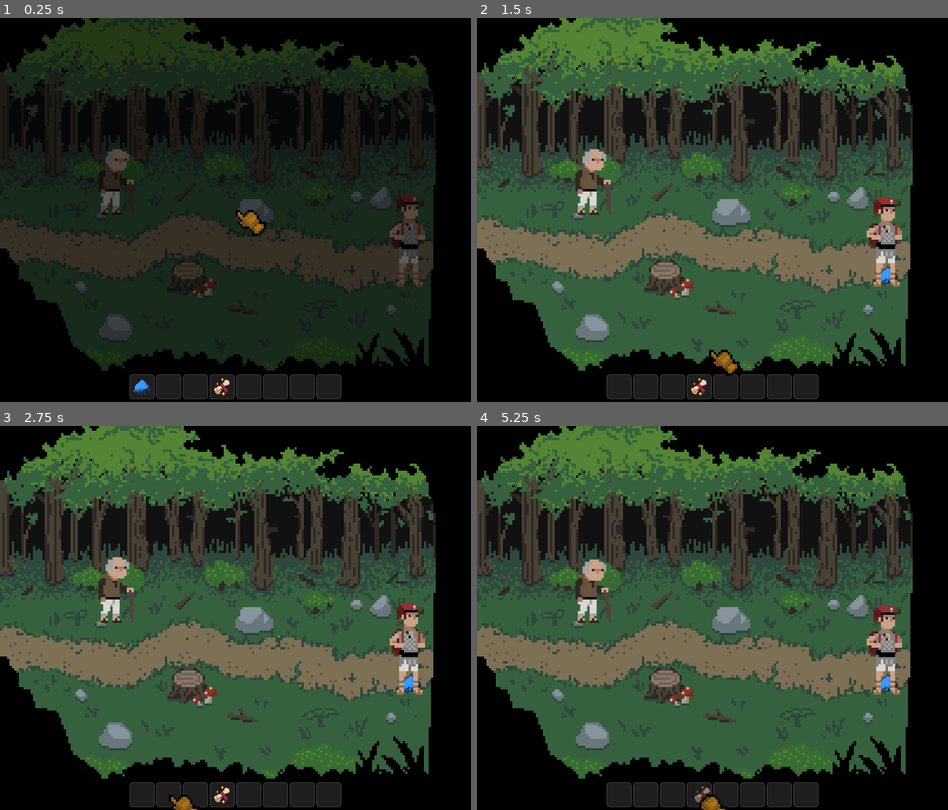
Above: before the commit, frames 1-4 (two rows, left to right).
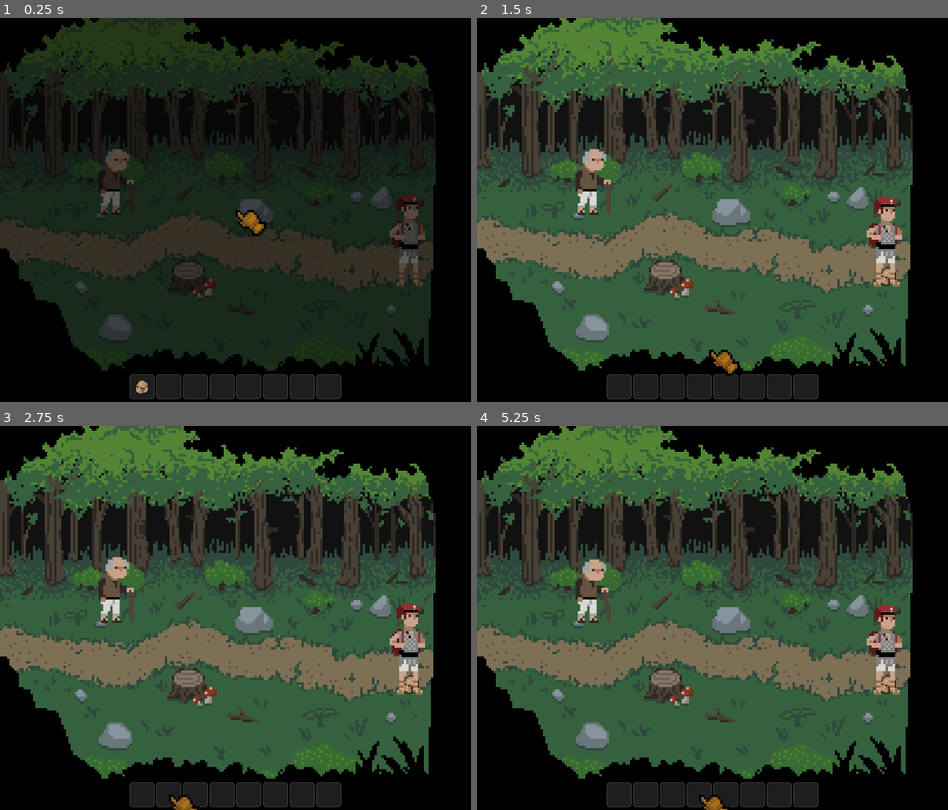
Above: after the commit, the same moments.

Repository: SleepyStudios/CourierOfCobblecove
Game: Godot game, scene res://scenes/zones/c4.tscn
Same seed, same stepped clock (60 frames per second), same inputs: the game is played once before the commit and once after it.
Inputs (mouse positions are in pixels of both pictures, inside the frame that each line leads up to):
- Up to frame 1 (0.25 s): no input
- Up to frame 2 (1.5 s): drag from (618, 386) to (929, 213) at 0.52 s; drag from (618, 386) to (886, 275) at 1.27 s
- Up to frame 3 (2.75 s): move the mouse to (169, 794) at 2.02 s; press the mouse at (169, 794) at 2.03 s
- Up to frame 4 (5.25 s): release the mouse at (646, 794) at 2.75 s; drag from (674, 794) to (929, 621) at 2.77 s; drag from (646, 794) to (736, 618) at 3.52 s; drag from (674, 794) to (641, 522) at 4.27 s; move the mouse to (698, 794) at 5.02 s; press the mouse at (698, 794) at 5.03 s

The runs differ from the first frame. In frame 1, 0.2% of the frame differs, in the area x 28-49%, y 93-99%; in frame 2, 0.2%; in frame 3, 0.2%; in frame 4, 0.3%, in the area x 46-90%, y 64-100%.
Error after the commit: Attempt to call function 'list_dir_begin' in base 'null instance' on a null instance. (res://scripts/inventory_data.gd:21)

Commit message:
cow quest

Diff:
--- a/resources/inventory.tres
+++ b/resources/inventory.tres
@@ -1,20 +1,14 @@
-[gd_resource type="Resource" script_class="InventoryData" load_steps=7 format=3 uid="uid://emonxswga6kj"]
+[gd_resource type="Resource" script_class="InventoryData" load_steps=5 format=3 uid="uid://emonxswga6kj"]
 
 [ext_resource type="Script" path="res://scripts/inventory_data.gd" id="1_4o5sj"]
 [ext_resource type="Script" path="res://scripts/slot_data.gd" id="2_prv3d"]
-[ext_resource type="Resource" path="res://resources/items/blue_dust.tres" id="2_vd76k"]
-[ext_resource type="Resource" uid="uid://cvsc55lvxydls" path="res://resources/items/scroll.tres" id="4_dur0e"]
+[ext_resource type="Resource" uid="uid://boujrhtj1pgae" path="res://resources/items/box.tres" id="2_ytjq3"]
 
 [sub_resource type="Resource" id="Resource_02g7t"]
 script = ExtResource("2_prv3d")
-item_data = ExtResource("2_vd76k")
-quantity = 1
-
-[sub_resource type="Resource" id="Resource_bi3nx"]
-script = ExtResource("2_prv3d")
-item_data = ExtResource("4_dur0e")
+item_data = ExtResource("2_ytjq3")
 quantity = 1
 
 [resource]
 script = ExtResource("1_4o5sj")
-slots = Array[ExtResource("2_prv3d")]([SubResource("Resource_02g7t"), null, null, SubResource("Resource_bi3nx"), null, null, null, null])
+slots = Array[ExtResource("2_prv3d")]([SubResource("Resource_02g7t"), null, null, null, null, null, null, null])
--- a/resources/items/blue_dust.tres
+++ /dev/null
@@ -1,11 +0,0 @@
-[gd_resource type="Resource" script_class="ItemData" load_steps=3 format=3 uid="uid://c12oxp5dlk28o"]
-
-[ext_resource type="Script" path="res://scripts/item_data.gd" id="1_ekpci"]
-[ext_resource type="Texture2D" uid="uid://bj6j3ylpqnkn" path="res://sprites/items/bluedust.png" id="2_0e2h4"]
-
-[resource]
-script = ExtResource("1_ekpci")
-name = "Blue Dust"
-description = "Useful for dyes"
-stackable = false
-texture = ExtResource("2_0e2h4")
--- a/resources/items/blue_book.tres
+++ b/resources/items/box.tres
@@ -1,11 +1,11 @@
 [gd_resource type="Resource" script_class="ItemData" load_steps=3 format=3 uid="uid://boujrhtj1pgae"]
 
 [ext_resource type="Script" path="res://scripts/item_data.gd" id="1_6c7sl"]
-[ext_resource type="Texture2D" uid="uid://4ifhmvr1lqh2" path="res://sprites/items/bluebook.png" id="2_dh20m"]
+[ext_resource type="Texture2D" uid="uid://djquhatsssil1" path="res://sprites/items/box.png" id="2_cyovp"]
 
 [resource]
 script = ExtResource("1_6c7sl")
-name = "Blue Book"
-description = "The bluest book"
+name = "Box"
+description = "This is a special delivery"
 stackable = false
-texture = ExtResource("2_dh20m")
+texture = ExtResource("2_cyovp")
--- /dev/null
+++ b/resources/items/coins.tres
@@ -0,0 +1,12 @@
+[gd_resource type="Resource" script_class="ItemData" load_steps=3 format=3 uid="uid://bc4sg68lx7ckr"]
+
+[ext_resource type="Script" path="res://scripts/item_data.gd" id="1_8x502"]
+[ext_resource type="Texture2D" uid="uid://clm3v22ikvxnn" path="res://sprites/items/coins.png" id="2_h5pw0"]
+
+[resource]
+script = ExtResource("1_8x502")
+name = "Coins"
+description = "Some currency
+"
+stackable = false
+texture = ExtResource("2_h5pw0")
--- /dev/null
+++ b/resources/items/cow_bell.tres
@@ -0,0 +1,11 @@
+[gd_resource type="Resource" script_class="ItemData" load_steps=3 format=3 uid="uid://bemqdctbp7t36"]
+
+[ext_resource type="Script" path="res://scripts/item_data.gd" id="1_l4jfo"]
+[ext_resource type="Texture2D" uid="uid://b6wl10g2l3i1w" path="res://sprites/items/cow_bell.png" id="2_vjk7w"]
+
+[resource]
+script = ExtResource("1_l4jfo")
+name = "Buttercup's Bell"
+description = "Proof that she's alive and well"
+stackable = false
+texture = ExtResource("2_vjk7w")
--- /dev/null
+++ b/resources/items/cow_lead.tres
@@ -0,0 +1,11 @@
+[gd_resource type="Resource" script_class="ItemData" load_steps=3 format=3 uid="uid://bscx5tweu7p20"]
+
+[ext_resource type="Script" path="res://scripts/item_data.gd" id="1_evpcw"]
+[ext_resource type="Texture2D" uid="uid://5hpqbj65qpno" path="res://sprites/items/cow_lead.png" id="2_deopl"]
+
+[resource]
+script = ExtResource("1_evpcw")
+name = "Buttercup's Lead"
+description = ""
+stackable = false
+texture = ExtResource("2_deopl")
--- a/resources/items/scroll.tres
+++ /dev/null
@@ -1,11 +0,0 @@
-[gd_resource type="Resource" script_class="ItemData" load_steps=3 format=3 uid="uid://cvsc55lvxydls"]
-
-[ext_resource type="Script" path="res://scripts/item_data.gd" id="1_3tm1w"]
-[ext_resource type="Texture2D" uid="uid://cv2qn3t7wj3on" path="res://sprites/items/scroll.png" id="2_lusnr"]
-
-[resource]
-script = ExtResource("1_3tm1w")
-name = "Scroll"
-description = "Important details inside!"
-stackable = true
-texture = ExtResource("2_lusnr")
--- a/resources/recipes/blue_book_recipe.tres
+++ /dev/null
@@ -1,12 +0,0 @@
-[gd_resource type="Resource" script_class="RecipeData" load_steps=5 format=3 uid="uid://d3vc7p7ux7ewo"]
-
-[ext_resource type="Script" path="res://scripts/recipe_data.gd" id="1_35sle"]
-[ext_resource type="Resource" uid="uid://c12oxp5dlk28o" path="res://resources/items/blue_dust.tres" id="1_gr6ff"]
-[ext_resource type="Resource" uid="uid://cvsc55lvxydls" path="res://resources/items/scroll.tres" id="2_n5yfw"]
-[ext_resource type="Resource" uid="uid://boujrhtj1pgae" path="res://resources/items/blue_book.tres" id="3_ca0mt"]
-
-[resource]
-script = ExtResource("1_35sle")
-item1 = ExtResource("2_n5yfw")
-item2 = ExtResource("1_gr6ff")
-result = ExtResource("3_ca0mt")
--- a/scenes/cursor_anim.tscn
+++ b/scenes/cursor_anim.tscn
@@ -1,7 +1,7 @@
-[gd_scene load_steps=8 format=3 uid="uid://b068rgc5ap5dw"]
+[gd_scene load_steps=8 format=3 uid="uid://cvb5c7b3gj40v"]
 
+[ext_resource type="Script" path="res://scripts/cursor_anim.gd" id="1_hkqhs"]
 [ext_resource type="Texture2D" uid="uid://du3iv3k4pav24" path="res://sprites/cursor_animation.png" id="1_k6mrb"]
-[ext_resource type="Script" path="res://scripts/custom_anim.gd" id="2_gysyo"]
 
 [sub_resource type="AtlasTexture" id="AtlasTexture_xquub"]
 atlas = ExtResource("1_k6mrb")
@@ -41,7 +41,7 @@
 
 [node name="CursorAnim" type="Node2D"]
 z_index = 998
-script = ExtResource("2_gysyo")
+script = ExtResource("1_hkqhs")
 
 [node name="AnimatedSprite2D" type="AnimatedSprite2D" parent="."]
 sprite_frames = SubResource("SpriteFrames_bne5b")
--- a/scenes/dropped_item.tscn
+++ b/scenes/dropped_item.tscn
@@ -1,7 +1,6 @@
-[gd_scene load_steps=4 format=3 uid="uid://i1l0jr3mfww4"]
+[gd_scene load_steps=3 format=3 uid="uid://i1l0jr3mfww4"]
 
 [ext_resource type="Script" path="res://scripts/dropped_item.gd" id="1_5iowc"]
-[ext_resource type="Texture2D" uid="uid://4ifhmvr1lqh2" path="res://sprites/items/bluebook.png" id="2_o35oi"]
 
 [sub_resource type="RectangleShape2D" id="RectangleShape2D_bjtrj"]
 size = Vector2(64, 64)
@@ -25,7 +24,6 @@
 
 [node name="Sprite2D" type="Sprite2D" parent="."]
 texture_filter = 1
-texture = ExtResource("2_o35oi")
 
 [connection signal="timeout" from="ReadyTimer" to="." method="_on_ready_timer_timeout"]
 [connection signal="body_entered" from="Area2D" to="." method="_on_area_2d_body_entered"]
--- /dev/null
+++ b/scenes/npcs/bribe_guard.tscn
@@ -0,0 +1,53 @@
+[gd_scene load_steps=10 format=3 uid="uid://rjxyfqtvca26"]
+
+[ext_resource type="Script" path="res://scripts/npc.gd" id="1_jwxim"]
+[ext_resource type="Script" path="res://scripts/item_data.gd" id="2_jotam"]
+[ext_resource type="Script" path="res://scripts/dialogue_data.gd" id="3_ogq1v"]
+[ext_resource type="Texture2D" uid="uid://cuj1e7dukigmk" path="res://sprites/npcs/guard.png" id="4_yhvp0"]
+
+[sub_resource type="CompressedTexture2D" id="CompressedTexture2D_5xipl"]
+
+[sub_resource type="Resource" id="Resource_w40ec"]
+script = ExtResource("2_jotam")
+name = "Blue Dust"
+description = "Useful for dyes"
+stackable = false
+texture = SubResource("CompressedTexture2D_5xipl")
+
+[sub_resource type="Resource" id="Resource_ahw0l"]
+script = ExtResource("3_ogq1v")
+default_text = "Oh you're looking to deliver something? Well I'm looking for some coins"
+post_success_text = "I think I'll have some ale with those coins, cheers"
+action_options = Array[String](["[Pay the bribe]"])
+action_requirements = Array[ExtResource("2_jotam")]([SubResource("Resource_w40ec")])
+action_success_texts = Array[String](["Thought so, I'll take this"])
+action_callbacks = Array[String]([""])
+
+[sub_resource type="RectangleShape2D" id="RectangleShape2D_hp1tn"]
+size = Vector2(136, 256.5)
+
+[sub_resource type="SpriteFrames" id="SpriteFrames_njpas"]
+animations = [{
+"frames": [{
+"duration": 1.0,
+"texture": ExtResource("4_yhvp0")
+}],
+"loop": true,
+"name": &"idle",
+"speed": 5.0
+}]
+
+[node name="BribeGuard" type="StaticBody2D" groups=["NPCs"]]
+script = ExtResource("1_jwxim")
+dialogue_data = SubResource("Resource_ahw0l")
+
+[node name="CollisionShape" type="CollisionShape2D" parent="."]
+position = Vector2(37, 13.25)
+shape = SubResource("RectangleShape2D_hp1tn")
+
+[node name="Animation" type="AnimatedSprite2D" parent="."]
+z_index = 2
+sprite_frames = SubResource("SpriteFrames_njpas")
+animation = &"idle"
+
+[node name="CanvasLayer" type="CanvasLayer" parent="."]
--- /dev/null
+++ b/scenes/npcs/buttercup.tscn
@@ -0,0 +1,55 @@
+[gd_scene load_steps=9 format=3 uid="uid://bgcv3ouw6plrk"]
+
+[ext_resource type="Script" path="res://scripts/npc.gd" id="1_jfc7w"]
+[ext_resource type="Resource" uid="uid://bscx5tweu7p20" path="res://resources/items/cow_lead.tres" id="2_fnuqf"]
+[ext_resource type="Script" path="res://scripts/dialogue_data.gd" id="3_ig0n0"]
+[ext_resource type="Texture2D" uid="uid://dqhm4bvjej8w3" path="res://sprites/npcs/buttercup.png" id="4_ptmt4"]
+[ext_resource type="Texture2D" uid="uid://ci0ds70nu2vu1" path="res://sprites/npcs/buttercup_with_lead.png" id="5_xcfgm"]
+
+[sub_resource type="Resource" id="Resource_5pr75"]
+script = ExtResource("3_ig0n0")
+default_text = "Mooooo."
+post_success_text = "Mooo?"
+action_options = Array[String](["[Put Buttercup's lead on]"])
+action_requirements = Array[Resource("res://scripts/item_data.gd")]([ExtResource("2_fnuqf")])
+action_success_texts = Array[String](["Moo!"])
+action_callbacks = Array[String](["add_item,Buttercup's Bell
+play_anim,with_lead"])
+
+[sub_resource type="RectangleShape2D" id="RectangleShape2D_hp1tn"]
+size = Vector2(490, 290.5)
+
+[sub_resource type="SpriteFrames" id="SpriteFrames_7j183"]
+animations = [{
+"frames": [{
+"duration": 1.0,
+"texture": ExtResource("4_ptmt4")
+}],
+"loop": true,
+"name": &"idle",
+"speed": 5.0
+}, {
+"frames": [{
+"duration": 1.0,
+"texture": ExtResource("5_xcfgm")
+}],
+"loop": true,
+"name": &"with_lead",
+"speed": 5.0
+}]
+
+[node name="Buttercup" type="StaticBody2D" groups=["NPCs"]]
+script = ExtResource("1_jfc7w")
+dialogue_data = SubResource("Resource_5pr75")
+
+[node name="CollisionShape" type="CollisionShape2D" parent="."]
+position = Vector2(-2, -3.75)
+shape = SubResource("RectangleShape2D_hp1tn")
+
+[node name="Animation" type="AnimatedSprite2D" parent="."]
+z_index = 2
+sprite_frames = SubResource("SpriteFrames_7j183")
+animation = &"with_lead"
+flip_h = true
+
+[node name="CanvasLayer" type="CanvasLayer" parent="."]
--- /dev/null
+++ b/scenes/npcs/farmer.tscn
@@ -0,0 +1,44 @@
+[gd_scene load_steps=8 format=3 uid="uid://bsa8f3vqkih0k"]
+
+[ext_resource type="Script" path="res://scripts/npc.gd" id="1_yaoqw"]
+[ext_resource type="Resource" uid="uid://bemqdctbp7t36" path="res://resources/items/cow_bell.tres" id="2_khrtu"]
+[ext_resource type="Script" path="res://scripts/dialogue_data.gd" id="3_sggxv"]
+[ext_resource type="Texture2D" uid="uid://b00j08u3qyq3y" path="res://sprites/npcs/farmer.png" id="4_mg24u"]
+
+[sub_resource type="Resource" id="Resource_v1g27"]
+script = ExtResource("3_sggxv")
+default_text = "My Buttercup! She's gone! Without her I'll starve. Can you please find her? Take her favourite lead, she'll know how to find her way home with it."
+post_success_text = "Thank you for finding Buttercup."
+action_options = Array[String](["[Hand over Buttercup's Bell]"])
+action_requirements = Array[Resource("res://scripts/item_data.gd")]([ExtResource("2_khrtu")])
+action_success_texts = Array[String](["She's alive! Take these coins, it's the least I can do"])
+action_callbacks = Array[String](["add_item,Coins"])
+
+[sub_resource type="RectangleShape2D" id="RectangleShape2D_hp1tn"]
+size = Vector2(231, 400)
+
+[sub_resource type="SpriteFrames" id="SpriteFrames_y3ytj"]
+animations = [{
+"frames": [{
+"duration": 1.0,
+"texture": ExtResource("4_mg24u")
+}],
+"loop": true,
+"name": &"idle",
+"speed": 5.0
+}]
+
+[node name="Farmer" type="StaticBody2D" groups=["NPCs"]]
+script = ExtResource("1_yaoqw")
+dialogue_data = SubResource("Resource_v1g27")
+
+[node name="CollisionShape" type="CollisionShape2D" parent="."]
+position = Vector2(17.5, -1)
+shape = SubResource("RectangleShape2D_hp1tn")
+
+[node name="Animation" type="AnimatedSprite2D" parent="."]
+z_index = 2
+sprite_frames = SubResource("SpriteFrames_y3ytj")
+animation = &"idle"
+
+[node name="CanvasLayer" type="CanvasLayer" parent="."]
--- a/scenes/npcs/old_man.tscn
+++ b/scenes/npcs/old_man.tscn
@@ -1,16 +1,25 @@
-[gd_scene load_steps=10 format=3 uid="uid://cwc8cxbrj717a"]
+[gd_scene load_steps=12 format=3 uid="uid://cwc8cxbrj717a"]
 
 [ext_resource type="Script" path="res://scripts/npc.gd" id="1_shgcf"]
-[ext_resource type="Resource" path="res://resources/items/blue_dust.tres" id="2_0yplf"]
+[ext_resource type="Script" path="res://scripts/item_data.gd" id="2_tbw5m"]
 [ext_resource type="Texture2D" uid="uid://bs1kvnurwwgc7" path="res://sprites/npcs/old_man_idle.png" id="2_vn6y6"]
 [ext_resource type="Script" path="res://scripts/dialogue_data.gd" id="2_wciva"]
+
+[sub_resource type="CompressedTexture2D" id="CompressedTexture2D_5xipl"]
+
+[sub_resource type="Resource" id="Resource_w40ec"]
+script = ExtResource("2_tbw5m")
+name = "Blue Dust"
+description = "Useful for dyes"
+stackable = false
+texture = SubResource("CompressedTexture2D_5xipl")
 
 [sub_resource type="Resource" id="Resource_khmam"]
 script = ExtResource("2_wciva")
 default_text = "Hello!"
 post_success_text = "Post success"
 action_options = Array[String](["Yeah I have it right here!"])
-action_requirements = Array[Resource("res://scripts/item_data.gd")]([ExtResource("2_0yplf")])
+action_requirements = Array[ExtResource("2_tbw5m")]([SubResource("Resource_w40ec")])
 action_success_texts = Array[String](["Oh look my blue dust!"])
 action_callbacks = Array[String](["add_item,Blue Book
 add_item,Scroll"])
--- a/scenes/zones/b4.tscn
+++ b/scenes/zones/b4.tscn
@@ -1,24 +1,17 @@
-[gd_scene load_steps=12 format=3 uid="uid://ba6x1t1gpuoar"]
+[gd_scene load_steps=9 format=3 uid="uid://qwddombq55df"]
 
 [ext_resource type="Texture2D" uid="uid://br1wgqkaoq8kn" path="res://sprites/zones/b4.png" id="1_iscab"]
 [ext_resource type="PackedScene" uid="uid://dm5txbfgjhjlf" path="res://scenes/player.tscn" id="2_xeqlf"]
 [ext_resource type="Texture2D" uid="uid://brqbkqwwvcaph" path="res://sprites/zones/b4_overlay.png" id="3_8macn"]
 [ext_resource type="PackedScene" uid="uid://do3axeenpwefl" path="res://scenes/teleporter.tscn" id="4_q5mfn"]
-[ext_resource type="PackedScene" uid="uid://i1l0jr3mfww4" path="res://scenes/dropped_item.tscn" id="8_3teom"]
+[ext_resource type="PackedScene" uid="uid://bgcv3ouw6plrk" path="res://scenes/npcs/buttercup.tscn" id="6_3fuq0"]
 [ext_resource type="PackedScene" uid="uid://cijsbj5edbq1f" path="res://scenes/ui.tscn" id="8_gk7xi"]
-[ext_resource type="Resource" uid="uid://boujrhtj1pgae" path="res://resources/items/blue_book.tres" id="9_qjlbs"]
-[ext_resource type="Script" path="res://scripts/slot_data.gd" id="10_wwwbi"]
 
 [sub_resource type="RectangleShape2D" id="RectangleShape2D_qc31m"]
 size = Vector2(1920, 166.375)
 
 [sub_resource type="RectangleShape2D" id="RectangleShape2D_nfskc"]
 size = Vector2(41, 81.5)
-
-[sub_resource type="Resource" id="Resource_sim5p"]
-script = ExtResource("10_wwwbi")
-item_data = ExtResource("9_qjlbs")
-quantity = 1
 
 [node name="B4" type="Node2D"]
 
@@ -76,11 +69,10 @@
 position = Vector2(-8.5, -5.25)
 shape = SubResource("RectangleShape2D_nfskc")
 
-[node name="DroppedItem" parent="." instance=ExtResource("8_3teom")]
-position = Vector2(640, 648)
-slot_data = SubResource("Resource_sim5p")
-
 [node name="UI" parent="." instance=ExtResource("8_gk7xi")]
 
 [node name="RightAnchor" type="Node2D" parent="."]
 position = Vector2(1104, 532)
+
+[node name="Buttercup" parent="." instance=ExtResource("6_3fuq0")]
+position = Vector2(585, 517)
--- a/scenes/zones/e3.tscn
+++ b/scenes/zones/e3.tscn
@@ -1,13 +1,22 @@
-[gd_scene load_steps=7 format=3 uid="uid://c34jgvcchl8p2"]
+[gd_scene load_steps=12 format=3 uid="uid://c34jgvcchl8p2"]
 
 [ext_resource type="Texture2D" uid="uid://ci867u5oy53a" path="res://sprites/zones/e3.png" id="1_hi1xr"]
 [ext_resource type="PackedScene" uid="uid://dm5txbfgjhjlf" path="res://scenes/player.tscn" id="2_45g22"]
 [ext_resource type="Texture2D" uid="uid://nwiea7ndaabl" path="res://sprites/zones/c4_overlay.png" id="3_iw5vl"]
 [ext_resource type="PackedScene" uid="uid://do3axeenpwefl" path="res://scenes/teleporter.tscn" id="4_kkndt"]
 [ext_resource type="PackedScene" uid="uid://cijsbj5edbq1f" path="res://scenes/ui.tscn" id="5_tbev4"]
+[ext_resource type="PackedScene" uid="uid://i1l0jr3mfww4" path="res://scenes/dropped_item.tscn" id="6_stfa1"]
+[ext_resource type="Resource" uid="uid://bscx5tweu7p20" path="res://resources/items/cow_lead.tres" id="7_05vgt"]
+[ext_resource type="Script" path="res://scripts/slot_data.gd" id="8_xxdsm"]
+[ext_resource type="PackedScene" uid="uid://bsa8f3vqkih0k" path="res://scenes/npcs/farmer.tscn" id="9_kad0o"]
 
 [sub_resource type="RectangleShape2D" id="RectangleShape2D_qc31m"]
 size = Vector2(1920, 166.375)
+
+[sub_resource type="Resource" id="Resource_taaqo"]
+script = ExtResource("8_xxdsm")
+item_data = ExtResource("7_05vgt")
+quantity = 1
 
 [node name="E3" type="Node2D"]
 
@@ -62,3 +71,11 @@
 
 [node name="LeftAnchor" type="Node2D" parent="."]
 position = Vector2(145, 408)
+
+[node name="DroppedItem" parent="." instance=ExtResource("6_stfa1")]
+position = Vector2(896, 707)
+slot_data = SubResource("Resource_taaqo")
+drop_id = "Buttercup's Lead-896-707"
+
+[node name="Farmer" parent="." instance=ExtResource("9_kad0o")]
+position = Vector2(834, 346)
--- a/scenes/zones/f4.tscn
+++ b/scenes/zones/f4.tscn
@@ -1,10 +1,11 @@
-[gd_scene load_steps=7 format=3 uid="uid://dawbnivnp7toa"]
+[gd_scene load_steps=8 format=3 uid="uid://dawbnivnp7toa"]
 
 [ext_resource type="Texture2D" uid="uid://dvl273pm8dxbm" path="res://sprites/zones/f4.png" id="1_8f8tm"]
 [ext_resource type="PackedScene" uid="uid://dm5txbfgjhjlf" path="res://scenes/player.tscn" id="2_qkfr0"]
 [ext_resource type="Texture2D" uid="uid://brqbkqwwvcaph" path="res://sprites/zones/b4_overlay.png" id="3_kl5w7"]
 [ext_resource type="PackedScene" uid="uid://do3axeenpwefl" path="res://scenes/teleporter.tscn" id="4_4qnsu"]
 [ext_resource type="PackedScene" uid="uid://cijsbj5edbq1f" path="res://scenes/ui.tscn" id="5_ss154"]
+[ext_resource type="PackedScene" uid="uid://rjxyfqtvca26" path="res://scenes/npcs/bribe_guard.tscn" id="6_e82pt"]
 
 [sub_resource type="RectangleShape2D" id="RectangleShape2D_qc31m"]
 size = Vector2(1920, 166.375)
@@ -62,3 +63,6 @@
 
 [node name="LeftAnchor" type="Node2D" parent="."]
 position = Vector2(104, 540)
+
+[node name="BribeGuard" parent="." instance=ExtResource("6_e82pt")]
+position = Vector2(528, 193)
--- a/scripts/dialogue_box.gd
+++ b/scripts/dialogue_box.gd
@@ -49,6 +49,9 @@
 func handle_quest_completed(index: int, from_ready = false):
 	quest_already_completed = from_ready
 
+	if dialogue_data.action_callbacks[index].is_empty():
+		return
+
 	for line in dialogue_data.action_callbacks[index].split('\n'):
 		var parts = line.split(',')
 		callv("_action_callback_" + parts[0], parts.slice(1))
@@ -56,3 +59,6 @@
 func _action_callback_add_item(item_name: String):
 	if quest_already_completed: return
 	Global.inventory_data.try_add_item(item_name)
+
+func _action_callback_play_anim(anim_name: String):
+	npc.animation.play(anim_name)
--- a/scripts/dropped_item.gd
+++ b/scripts/dropped_item.gd
@@ -1,3 +1,5 @@
+@tool
+
 extends Node2D
 class_name DroppedItem
 
@@ -30,3 +32,7 @@
 
 func _on_ready_timer_timeout():
 	can_pick_up = true
+
+func _process(delta):
+	if not sprite_2d.texture and slot_data and slot_data.item_data and Engine.is_editor_hint():
+		sprite_2d.texture = slot_data.item_data.texture
--- a/scripts/map_manager.gd
+++ b/scripts/map_manager.gd
@@ -19,13 +19,10 @@
 func _on_dropped_item_unregistered(dropped_item: DroppedItem):
 	picked_up[current_zone].push_back(dropped_item.drop_id)
 
-	var idx = -1
 	for i in len(dropped[current_zone]):
 		if dropped[current_zone][i].drop_id == dropped_item.drop_id:
-			idx = i
+			dropped[current_zone].remove_at(i)
 			break
-
-	dropped[current_zone].remove_at(0)
 
 func _on_scene_changed(new_scene_path: String):
 	var old_zone = current_zone
--- a/scripts/npc.gd
+++ b/scripts/npc.gd
@@ -3,6 +3,8 @@
 
 @export var dialogue_data: DialogueData
 const DialogueBox = preload("res://scenes/dialogue_box.tscn")
+
+@onready var animation = $Animation
 
 var dialogue_box: DialogueBox
 
--- a/scripts/player.gd
+++ b/scripts/player.gd
@@ -23,10 +23,6 @@
 
 			on_destination_set.emit(destination)
 
-			if in_dialogue_with_npc:
-				in_dialogue_with_npc.hide_dialogue()
-				in_dialogue_with_npc = null
-
 func get_input():
 	if not has_destination:
 		velocity = Vector2.ZERO
@@ -47,6 +43,10 @@
 	var collision_count = get_slide_collision_count()
 	if collision_count > 0 or position.distance_to(destination) <= MIN_MOVE_RANGE:
 		has_destination = false
+	else:
+		if in_dialogue_with_npc:
+			in_dialogue_with_npc.hide_dialogue()
+			in_dialogue_with_npc = null
 
 	if (has_destination):
 		$AnimatedSprite2D.play("run")
Renamed: scripts/custom_anim.gd -> scripts/cursor_anim.gd
Binary file removed: sprites/items/bluebook.png
Binary file removed: sprites/items/bluedust.png
Binary file added: sprites/items/box.png
Not shown, changed: sprites/items/box.png.import
Binary file added: sprites/items/coins.png
Not shown, added: sprites/items/coins.png.import
Binary file added: sprites/items/cow_bell.png
Not shown, added: sprites/items/cow_bell.png.import
Binary file added: sprites/items/cow_lead.png
Not shown, changed: sprites/items/cow_lead.png.import
Binary file added: sprites/items/love_letter.png
(and 10 more such lines)
